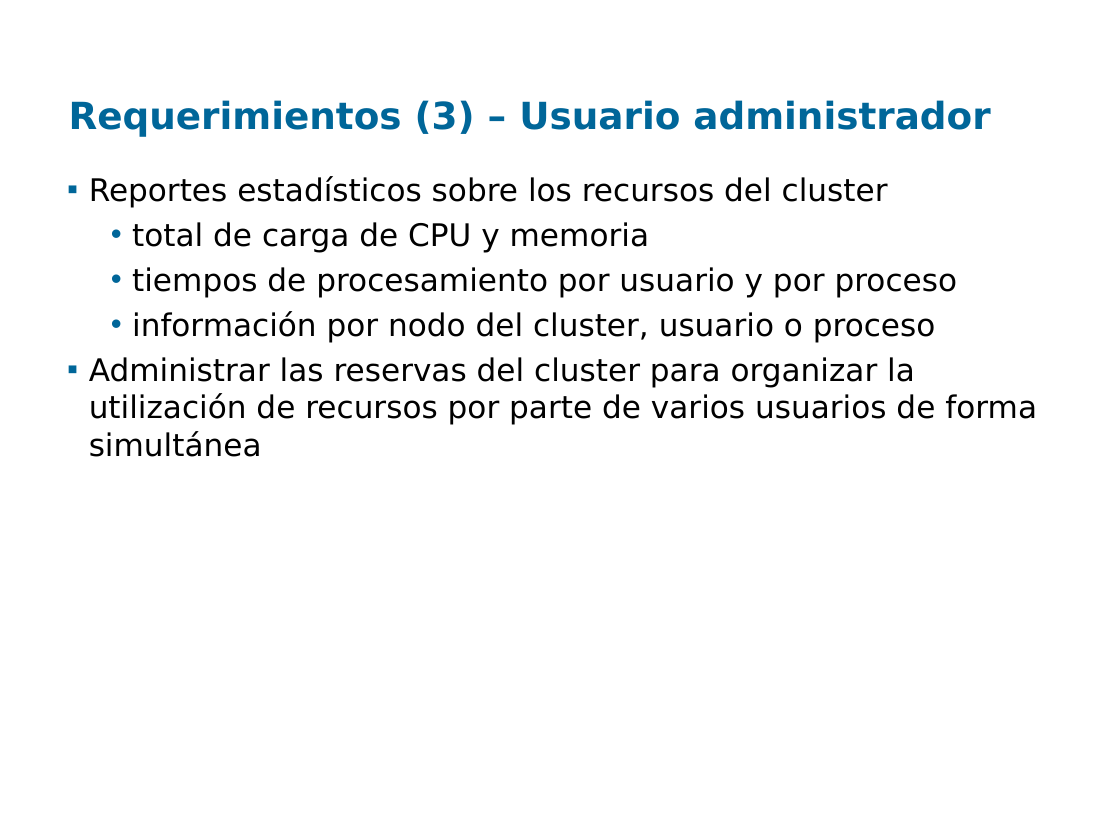
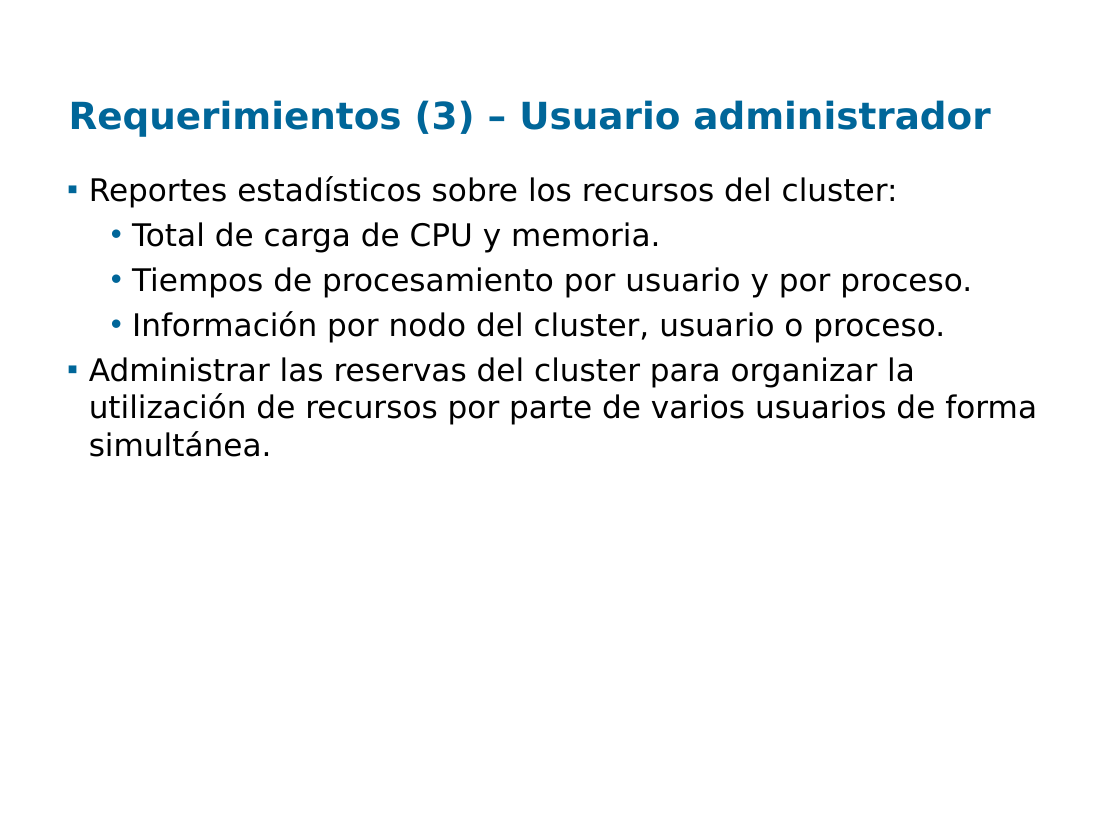
Before and after one commit to santiago-iturriaga/pgruso2007, a slide deck: slide 28 of Documentacion/Presentación Fenton - Final.ppt. Drawn at 1120x840 pixels with LibreOffice and Linux fonts; fonts in the diff are those of the drawing; background and template pictures are left out. Boxes give left, top, right and bottom in pixels: in the first picture for what was removed or moved away, otherwise in the second. Text is boxed around its words. In the diff, an @@ line names an element or a change of style, - is before the commit and + after.

```diff
--- a/Documentacion/Presentación Fenton - Final.ppt
+++ b/Documentacion/Presentación Fenton - Final.ppt
@@ text at [89,176,1037,457]: text changed @@
-▪ Reportes estadísticos sobre los recursos del cluster
-  • total de carga de CPU y memoria
-  • tiempos de procesamiento por usuario y por proceso
-  • información por nodo del cluster, usuario o proceso
-▪ Administrar las reservas del cluster para organizar la utilización de recursos por parte de varios usuarios de forma simultánea
+▪ Reportes estadísticos sobre los recursos del cluster:
+  • Total de carga de CPU y memoria.
+  • Tiempos de procesamiento por usuario y por proceso.
+  • Información por nodo del cluster, usuario o proceso.
+▪ Administrar las reservas del cluster para organizar la utilización de recursos por parte de varios usuarios de forma simultánea.
```
Also in this commit, not shown: 4 other slides changed.
